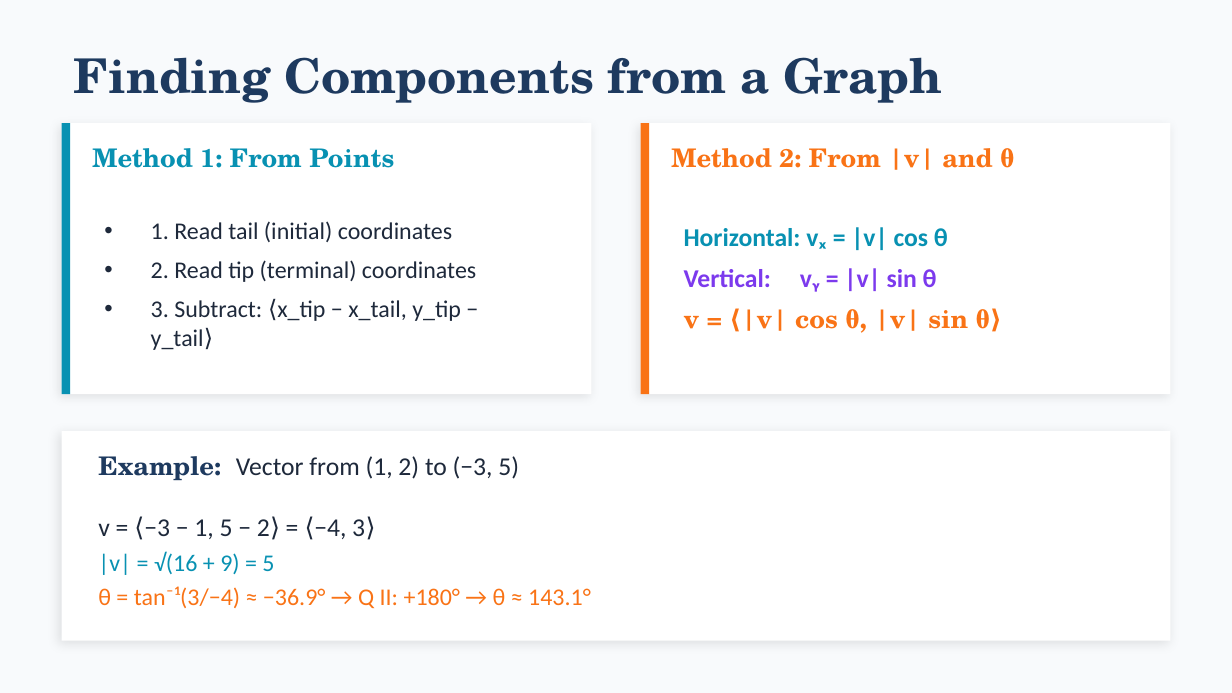
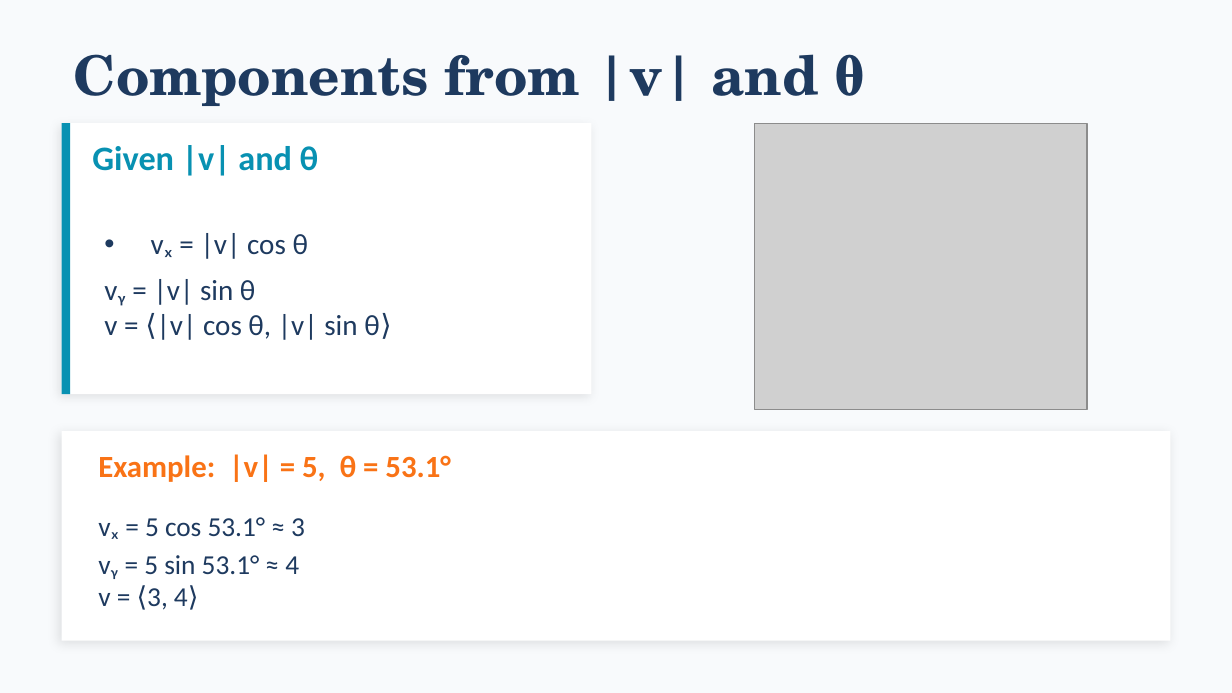
Before and after one commit to andrewhvolk/andrewhvolk.github.io, a slide deck: slide 11 of slides/Math130Unit3D.pptx (slide 6 before the commit). Drawn at 1232x693 pixels with LibreOffice and Linux fonts; fonts in the diff are those of the drawing; grey boxes stand for pictures. Boxes give left, top, right and bottom in pixels: in the first picture for what was removed or moved away, otherwise in the second. Text is boxed around its words. In the diff, an @@ line names an element or a change of style, - is before the commit and + after.

```diff
--- a/slides/Math130Unit3D.pptx
+++ b/slides/Math130Unit3D.pptx
@@ text at (x1=74, y1=54, x2=866, y2=106): text changed; size 28 to 32 pt @@
-Finding Components from a Graph
+Components from |v| and θ
@@ text at (x1=92, y1=145, x2=319, y2=176): text changed; size 15 to 20 pt; font TeX Gyre Schola to Calibri @@
-Method 1: From Points
+Given |v| and θ
@@ rectangle removed at (x1=641, y1=123, x2=1170, y2=394) @@
@@ rectangle removed at (x1=641, y1=123, x2=649, y2=394) @@
@@ text removed at (x1=671, y1=148, x2=1014, y2=170) @@
-Method 2: From |v| and θ
@@ picture added at (x1=754, y1=123, x2=1087, y2=409) @@
@@ text at (x1=104, y1=233, x2=379, y2=340): text changed; size 14 to 17 pt; text colour #1E293B to #1E3A5F @@
-• 1. Read tail (initial) coordinates
-• 2. Read tip (terminal) coordinates
-• 3. Subtract: ⟨x_tip − x_tail, y_tip − y_tail⟩
+• vₓ = |v| cos θ
+vᵧ = |v| sin θ
+v = ⟨|v| cos θ, |v| sin θ⟩
@@ text removed at (x1=684, y1=227, x2=990, y2=333) @@
-Horizontal: vₓ = |v| cos θ
-Vertical: vᵧ = |v| sin θ
-v = ⟨|v| cos θ, |v| sin θ⟩
@@ text at (x1=98, y1=454, x2=450, y2=482): text changed; size 15 to 18 pt; text colour #1E293B to #F97316; bold on @@
-Example: Vector from (1, 2) to (−3, 5)
+Example: |v| = 5, θ = 53.1°
@@ text at (x1=98, y1=517, x2=305, y2=610): text changed; size 14 to 16 pt; text colour #F97316 to #1E3A5F @@
-v = ⟨−3 − 1, 5 − 2⟩ = ⟨−4, 3⟩
-|v| = √(16 + 9) = 5
-θ = tan⁻¹(3/−4) ≈ −36.9° → Q II: +180° → θ ≈ 143.1°
+vₓ = 5 cos 53.1° ≈ 3
+vᵧ = 5 sin 53.1° ≈ 4
+v = ⟨3, 4⟩
```
Also in this commit, not shown: 3 other slides changed, 2 slides added, 1 slide removed, 4 other files.
